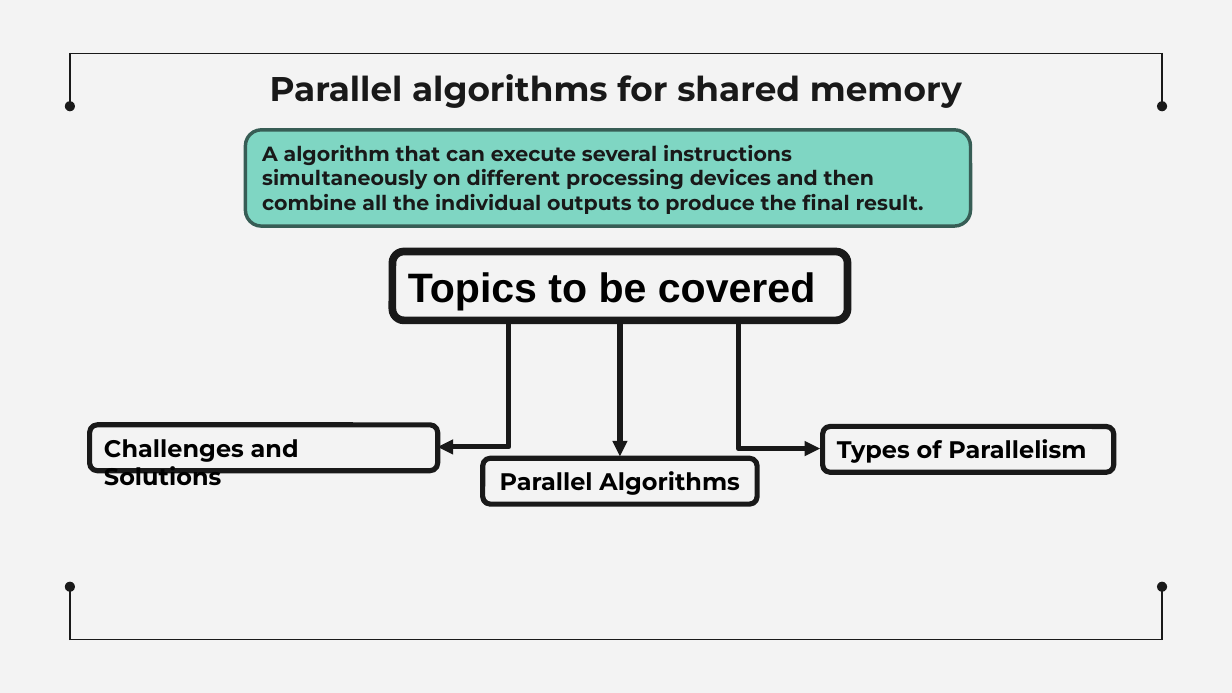
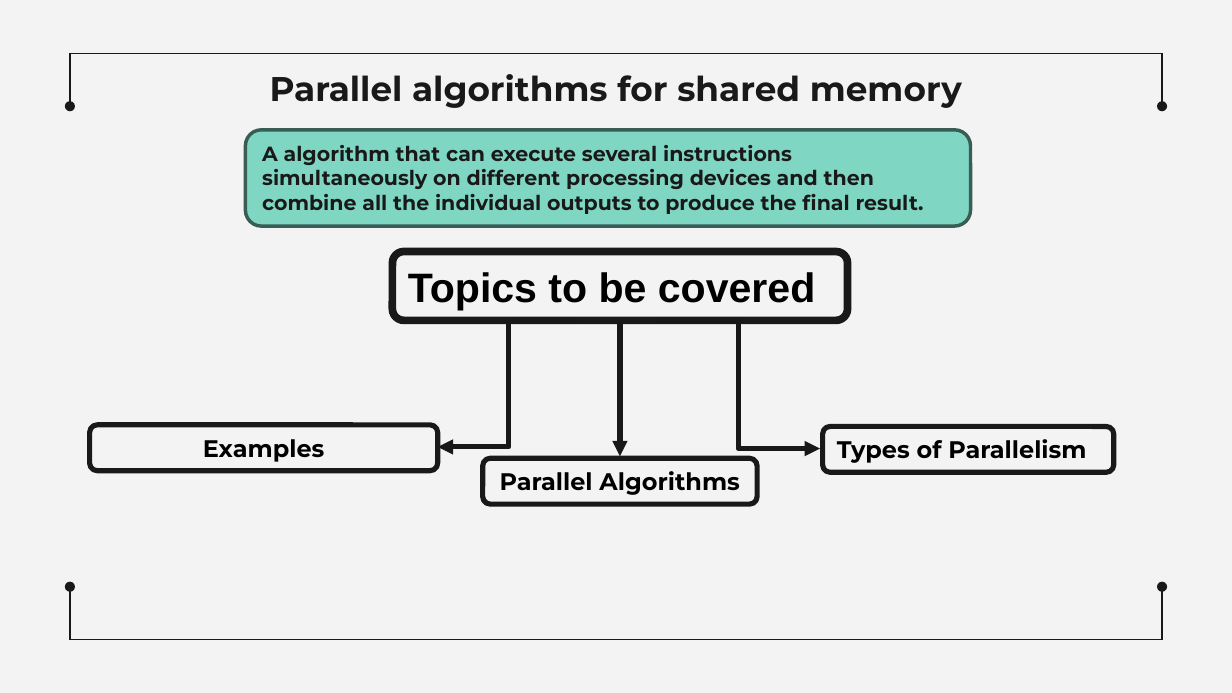
Before and after one commit to MahmoudEssam707/Operating-System, a slide deck: slide 17 of Presentaion on Shared Memory Machines/Sharing Memory Machines Gowely edit.pptx. Drawn at 1232x693 pixels with LibreOffice and Linux fonts; fonts in the diff are those of the drawing. Boxes give left, top, right and bottom in pixels: in the first picture for what was removed or moved away, otherwise in the second. Text is boxed around its words. In the diff, an @@ line names an element or a change of style, - is before the commit and + after.

```diff
--- a/Presentaion on Shared Memory Machines/Sharing Memory Machines Gowely edit.pptx
+++ b/Presentaion on Shared Memory Machines/Sharing Memory Machines Gowely edit.pptx
@@ text in rounded rectangle at (203, 439, 325, 462): text changed @@
-Challenges and Solutions
+Examples
```
Also in this commit, not shown: 3 other slides changed, 2 slides added.
